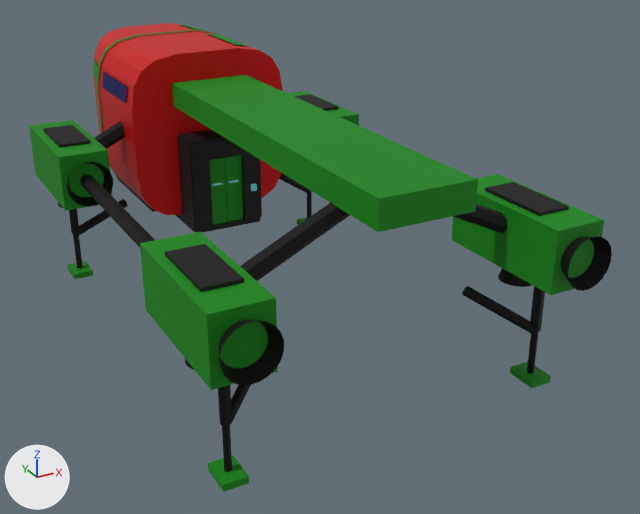
Renders of the glTF model assets/models/pioneer/gantry.glb from each side of a commit.
Before and after are seen from a 50 mm lens placed at (-10.01, -21.64, 10.22), pointed at (1.2, -1.26, 0.02). The axes (+X, +Y, +Z) are drawn at lower left. The lights are the same throughout. The first picture is the older version. Where no turn or scale is listed for an object, it has been applied to the vertices.

The first picture shows 'pioneer_gantry:cargo_frame', 'pioneer_gantry:door_eva-outer_-1', 'pioneer_gantry:door_eva-outer_1', 'pioneer_gantry:engine_1', 'pioneer_gantry:engine_3', 'pioneer_gantry:gear_0', 'pioneer_gantry:gear_1', 'pioneer_gantry:gear_2', 'pioneer_gantry:gear_3', 'pioneer_gantry:gear_mounts', 'pioneer_gantry:pressure_hull_0', 'pioneer_gantry:room_eva' and 7 more.
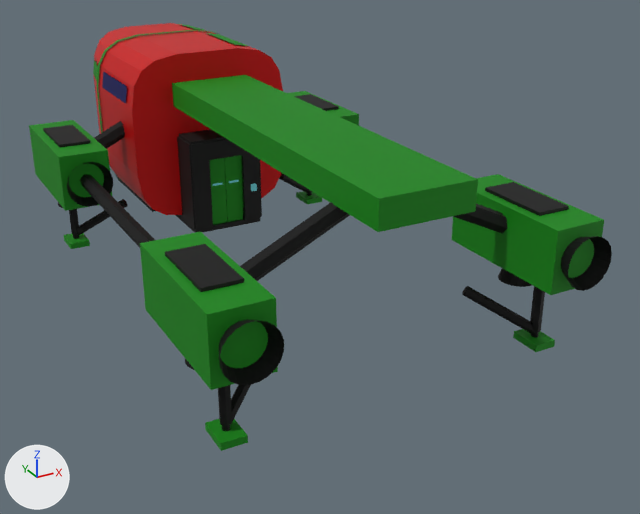
What differs and where, as boxes (x1, y1, x2, y2) in the pictures (640 x 514 px):
'pioneer_gantry:gear_2', moved
    before: (208, 424, 249, 492)
    after: (205, 419, 248, 451)
'pioneer_gantry:gear_3', moved
    before: (510, 332, 551, 388)
    after: (513, 329, 555, 352)
'pioneer_gantry:gear_0', moved
    before: (67, 234, 93, 279)
    after: (64, 233, 90, 249)
'pioneer_gantry:gear_1', moved
    before: (297, 193, 312, 225)
    after: (296, 191, 322, 204)

The change in detail:
Object 'pioneer_gantry:gear_0' (ob_pioneer_gantry_gear_0) moves from (-4.2, 5.0, -0.4) to (-4.2, 5.0, 0.64).
Object 'pioneer_gantry:gear_1' (ob_pioneer_gantry_gear_1) moves from (4.2, 5.0, -0.4) to (4.2, 5.0, 0.64).
Object 'pioneer_gantry:gear_2' (ob_pioneer_gantry_gear_2) moves from (-4.2, -7.0, -0.4) to (-4.2, -7.0, 0.64).
Object 'pioneer_gantry:gear_3' (ob_pioneer_gantry_gear_3) moves from (4.2, -7.0, -0.4) to (4.2, -7.0, 0.64).
